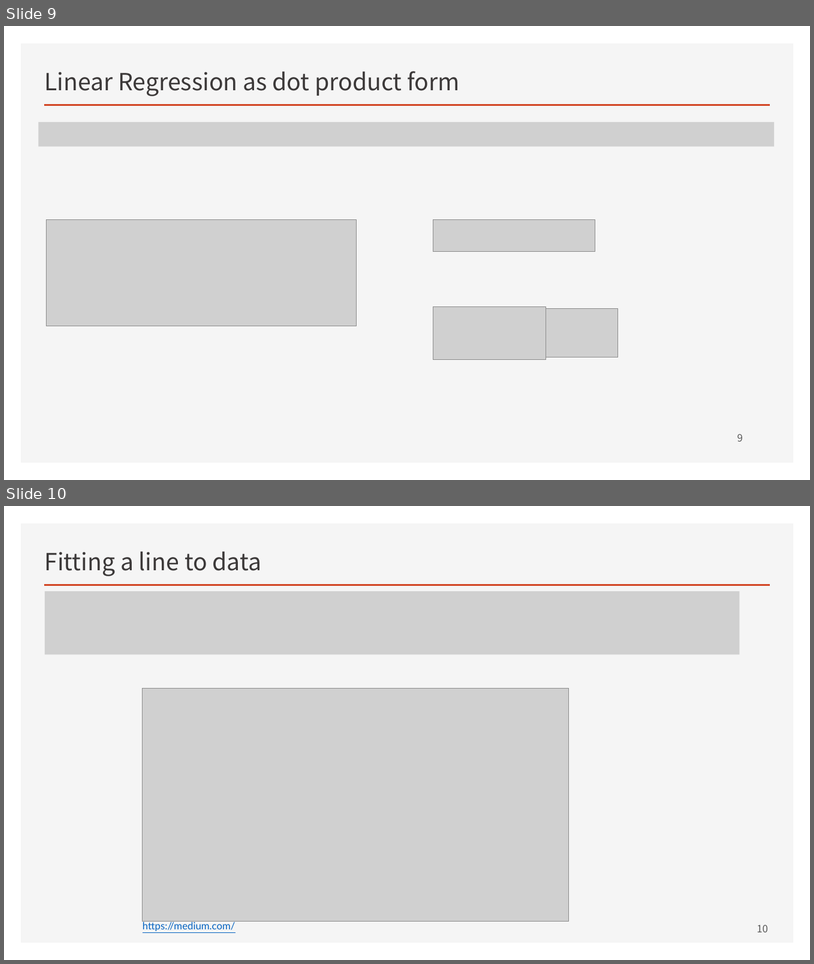
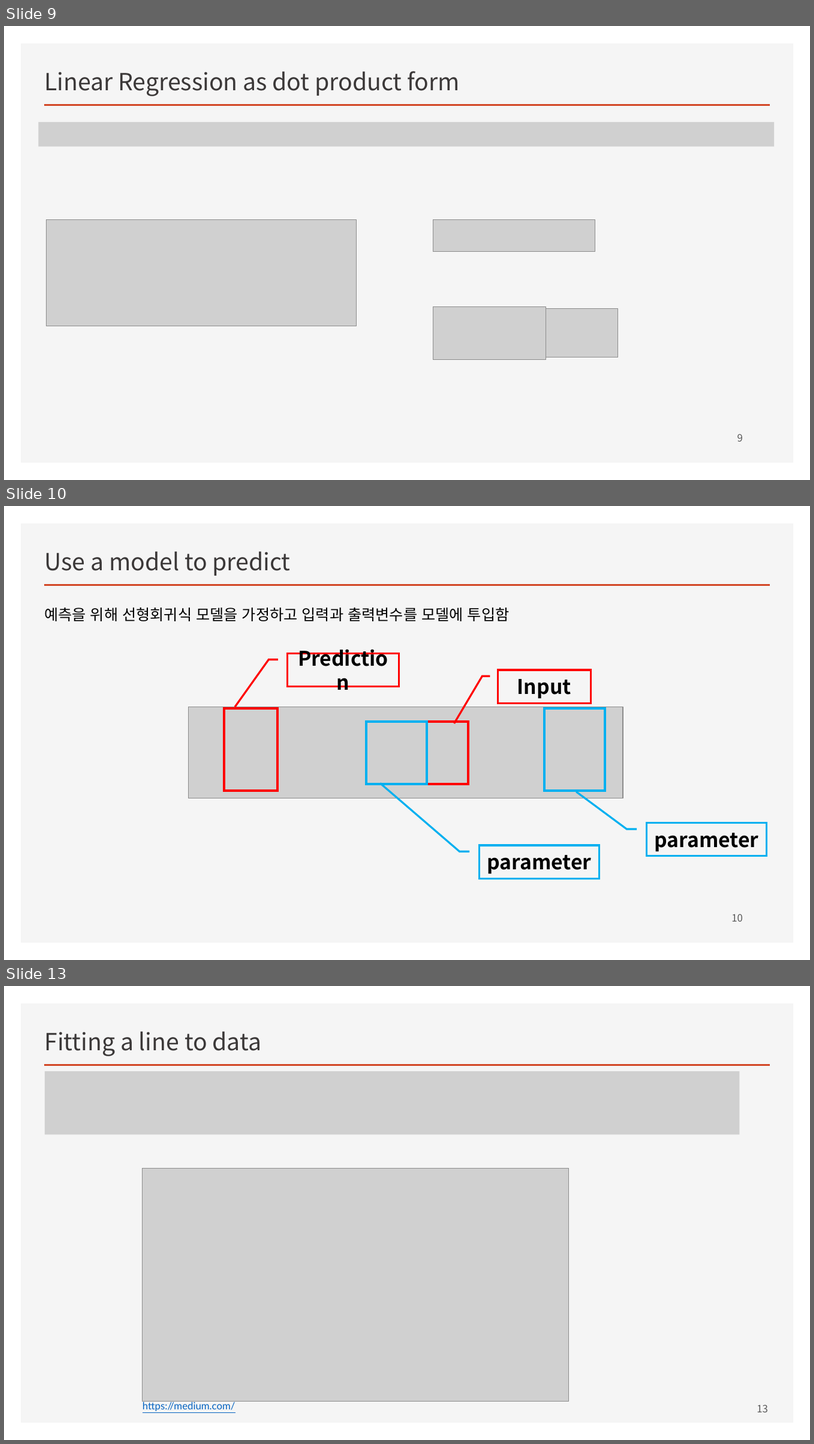
Before and after one commit to ancestor9/mathematics-for-machine-learning, a slide deck: Linear_Algebra/w4_Perceptron_Regression.pptx. Shown one above the other, each under a label of ours: slides 9 and 10 before the commit, slides 9, 10 and 13 after it; the slides between them are not shown. The pictures are 814x964 and 814x1444 pixels, drawn with LibreOffice and Linux fonts; fonts in the diff are those of the drawing; grey boxes stand for pictures; background and template pictures are left out. Boxes give left, top, right and bottom in pixels: in the first picture for what was removed or moved away, otherwise in the second. Text is boxed around its words. In the diff, an @@ line names an element or a change of style, - is before the commit and + after.

```diff
--- a/Linear_Algebra/w4_Perceptron_Regression.pptx
+++ b/Linear_Algebra/w4_Perceptron_Regression.pptx
@@ slide 10 added at box(4, 506, 810, 960), background #FFFFFF; not listed: 2 template elements that a slide beside it also shows @@
@@ title added at box(45, 551, 291, 576), 28 pt, text #3B3838 @@
+Use a model to predict
@@ text added at box(44, 607, 510, 621), 18 pt, text #000000 @@
+예측을 위해 선형회귀식 모델을 가정하고 입력과 출력변수를 모델에 투입함
@@ border callout added at box(288, 654, 399, 687), outline #FF0000 2.25 pt, 24 pt, text #000000, bold @@
+Prediction
@@ border callout added at box(498, 670, 591, 703), outline #FF0000 2.25 pt, 24 pt, text #000000, bold @@
+Input
@@ picture added at box(189, 707, 623, 798) @@
@@ rectangle added at box(224, 708, 278, 790), outline #FF0000 3 pt @@
@@ rectangle added at box(366, 721, 427, 784), outline #00B0F0 3 pt @@
@@ rectangle added at box(428, 721, 469, 784), outline #FF0000 3 pt @@
@@ rectangle added at box(544, 708, 605, 790), outline #00B0F0 3 pt @@
@@ border callout added at box(647, 823, 767, 856), outline #00B0F0 2.25 pt, 24 pt, text #000000, bold @@
+parameter
@@ border callout added at box(480, 846, 600, 879), outline #00B0F0 2.25 pt, 24 pt, text #000000, bold @@
+parameter
@@ page number added at box(732, 913, 743, 921), 12 pt, text #595959 @@
+10
@@ what was slide 10 is now slide 13 @@
@@ page number at box(757, 1404, 768, 1412): text changed @@
-10
+13
```
Also in this commit, not shown: 2 other slides added.
